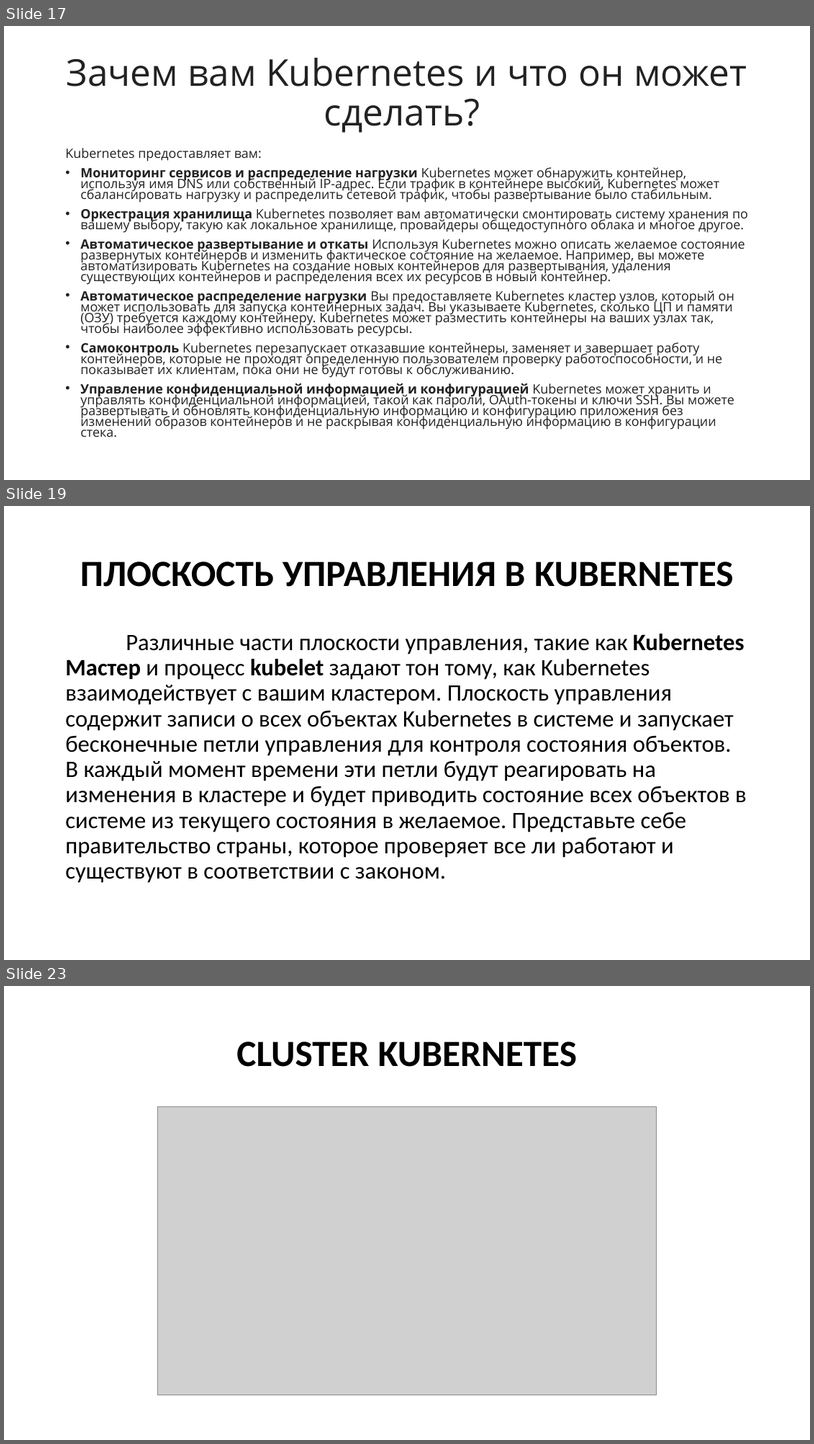
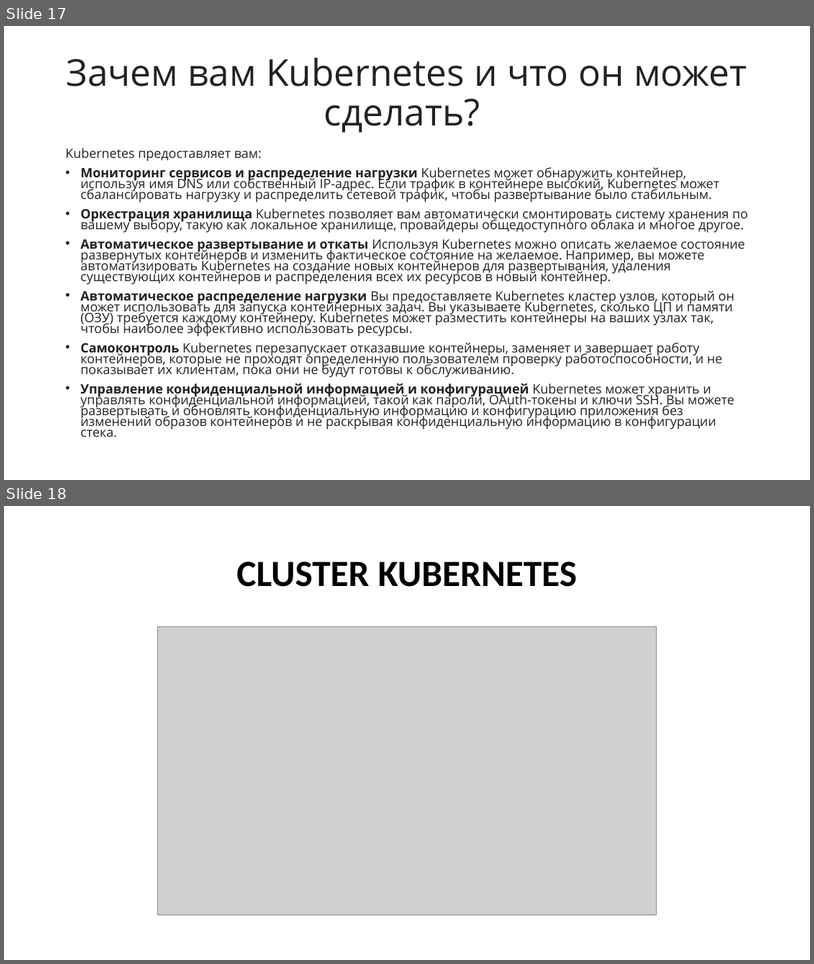
Before and after one commit to Kollekcioner47/k8s, a slide deck: k8s.pptx. Shown one above the other, each under a label of ours: slides 17, 19 and 23 before the commit, slides 17 and 18 after it; the slides between them are not shown. The pictures are 814x1444 and 814x964 pixels, drawn with LibreOffice and Linux fonts; fonts in the diff are those of the drawing; grey boxes stand for pictures. Boxes give left, top, right and bottom in pixels: in the first picture for what was removed or moved away, otherwise in the second. Text is boxed around its words. In the diff, an @@ line names an element or a change of style, - is before the commit and + after.

```diff
--- a/k8s.pptx
+++ b/k8s.pptx
@@ slide 19 removed at bbox=[4, 506, 810, 960], background #FFFFFF @@
@@ title removed at bbox=[80, 561, 733, 587] @@
-ПЛОСКОСТЬ УПРАВЛЕНИЯ В KUBERNETES
@@ text removed at bbox=[65, 633, 747, 883] @@
-Различные части плоскости управления, такие как Kubernetes Мастер и процесс kubelet задают тон тому, как Kubernetes взаимодействует с вашим кластером. Плоскость управления содержит записи о всех объектах Kubernetes в системе и запускает бесконечные петли управления для контроля состояния объектов. В каждый момент времени эти петли будут реагировать на изменения в кластере и будет приводить состояние всех объектов в системе из текущего состояния в желаемое. Представьте себе правительство страны, которое проверяет все ли работают и существуют в соответствии с законом.
@@ what was slide 23 is now slide 18 @@
```
Also in this commit, not shown: 8 slides changed, 23 slides added, 11 other slides removed.
